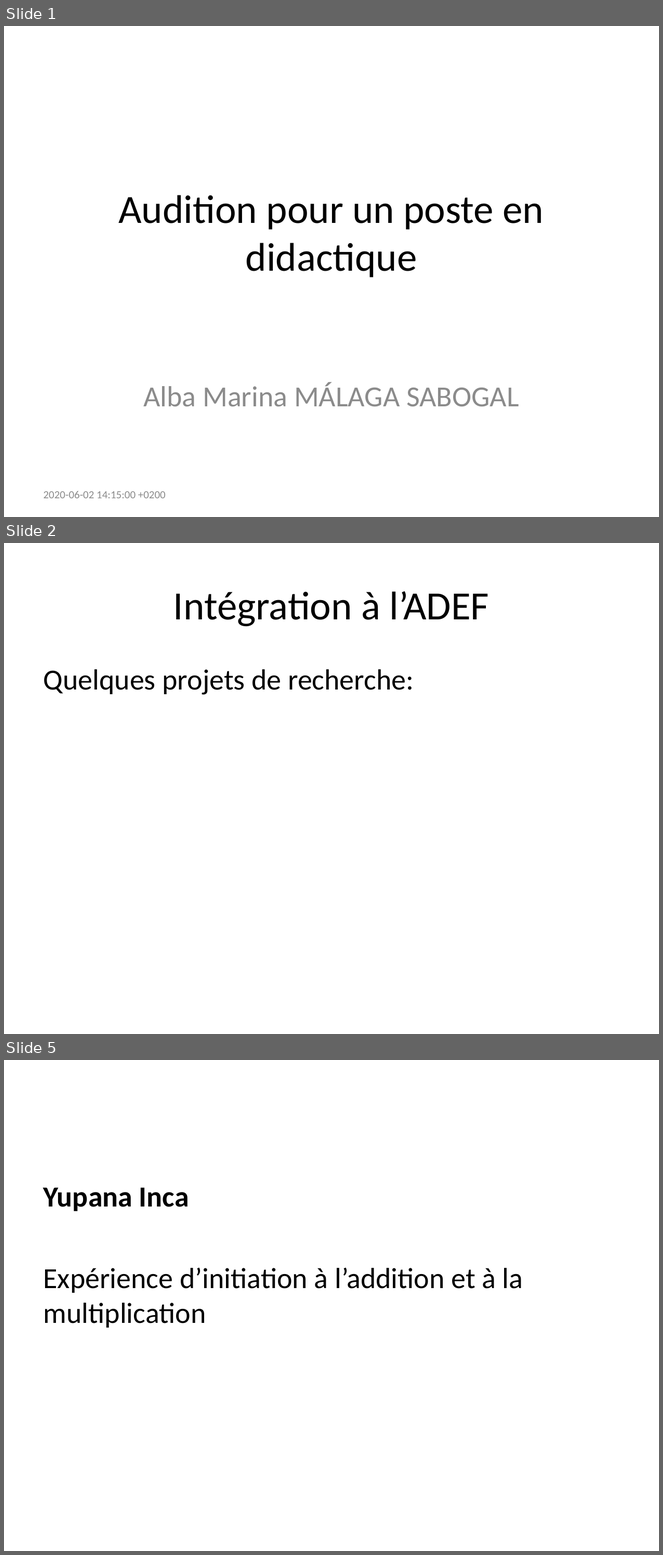
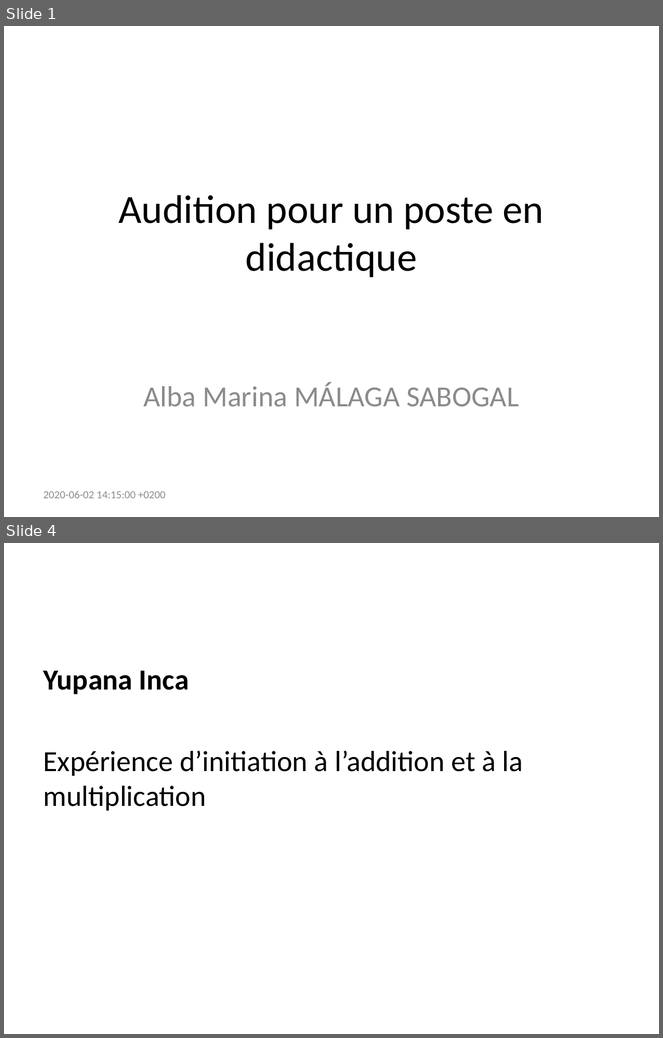
Before and after one commit to albamath/Marseille, a slide deck: 2020-06-01.pptx. Shown one above the other, each under a label of ours: slides 1, 2 and 5 before the commit, slides 1 and 4 after it; the slides between them are not shown. The pictures are 663x1555 and 663x1038 pixels, drawn with LibreOffice and Linux fonts; fonts in the diff are those of the drawing. Boxes give left, top, right and bottom in pixels: in the first picture for what was removed or moved away, otherwise in the second. Text is boxed around its words. In the diff, an @@ line names an element or a change of style, - is before the commit and + after.

```diff
--- a/2020-06-01.pptx
+++ b/2020-06-01.pptx
@@ slide 2 removed at [4,543,659,1034], background #FFFFFF @@
@@ title removed at [174,591,490,627] @@
-Intégration à l’ADEF
@@ text removed at [44,669,414,695] @@
-Quelques projets de recherche:
@@ what was slide 5 is now slide 4 @@
```
Also in this commit, not shown: 3 slides changed, 3 slides added, 1 other slide removed, 9 other files.
